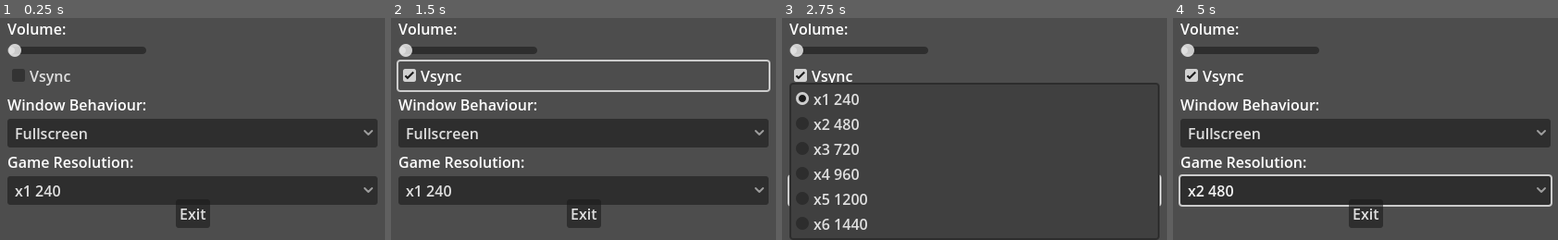
Above: before the commit, frames 1-4 (left to right).
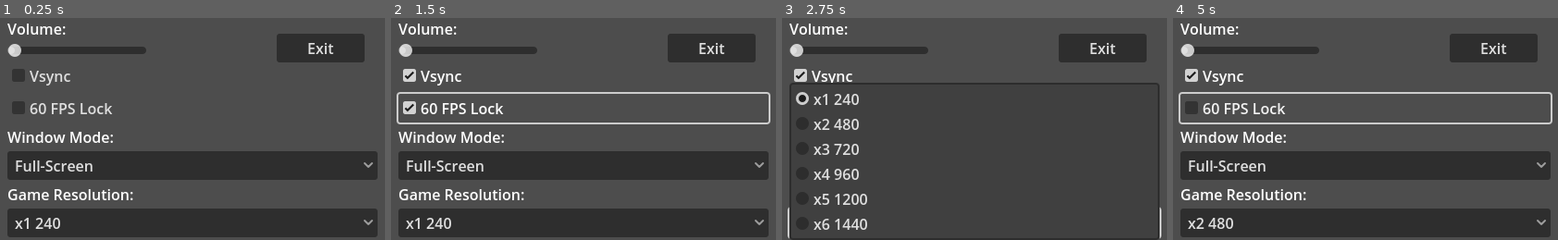
Above: after the commit, the same moments.

Repository: JUB-Yoush/scrimblo-games-vol1
Game: Godot game, scene res://menu/settings.tscn
Same seed, same stepped clock (60 frames per second), same inputs: the game is played once before the commit and once after it. This scene is started directly instead of the project's main scene.
Inputs (mouse positions are in pixels of both pictures, inside the frame that each line leads up to):
- Up to frame 1 (0.25 s): no input
- Up to frame 2 (1.5 s): click "Vsync" at 0.5 s; click (583, 109) at 1.25 s, where only the run after the commit has a clickable "60 FPS Lock"
- Up to frame 3 (2.75 s): click "x1 240" at 2 s
- Up to frame 4 (5 s): click "Fullscreen" (after the commit: "Full-Screen") at 2.75 s; click "x2 480" (after the commit: "x4 960") at 3.5 s; tap Enter (ui_accept) at 4.25, 4.52, 4.82 s; move the mouse to (1454, 117) at 4.27 s; hold Right (ui_right) from 4.28 s (still down); tap Space (draw) at 4.35 s; click (1454, 117) at 4.42 s

The runs differ from the first frame. In frame 1, 50% of the frame differs, in the area x 1-99%, y 7-99%; in frame 2, 52%; in frame 3, 3.2%; in frame 4, 51%.

Commit message:
settings work I think

Diff:
--- a/menu/settings.tscn
+++ b/menu/settings.tscn
@@ -35,13 +35,19 @@
 [node name="VolumeSlider" type="HSlider" parent="MarginContainer/VBoxContainer/MarginContainer"]
 layout_mode = 2
 
-[node name="CheckBox" type="CheckBox" parent="MarginContainer/VBoxContainer"]
+[node name="VsyncBox" type="CheckBox" parent="MarginContainer/VBoxContainer"]
+unique_name_in_owner = true
 layout_mode = 2
 text = "Vsync"
 
+[node name="FramerateBox" type="CheckBox" parent="MarginContainer/VBoxContainer"]
+unique_name_in_owner = true
+layout_mode = 2
+text = "60 FPS Lock"
+
 [node name="Label2" type="Label" parent="MarginContainer/VBoxContainer"]
 layout_mode = 2
-text = "Window Behaviour:"
+text = "Window Mode:"
 
 [node name="MarginContainer2" type="MarginContainer" parent="MarginContainer/VBoxContainer"]
 layout_mode = 2
@@ -68,10 +74,10 @@
 anchor_top = 1.0
 anchor_right = 0.5
 anchor_bottom = 1.0
-offset_left = -18.0
-offset_top = -44.0
-offset_right = 19.0
-offset_bottom = -13.0
+offset_left = 91.0
+offset_top = -223.0
+offset_right = 186.0
+offset_bottom = -192.0
 grow_horizontal = 2
 grow_vertical = 0
 text = "Exit"
--- a/menu/settingsmenu.gd
+++ b/menu/settingsmenu.gd
@@ -1,25 +1,64 @@
 extends Control
 
+#https://youtu.be/YsdkcPV0BAo?si=iHuca-ZZmBHAL_V1
+# Called when the node enters the scene tree for the first time.
 
-# Called when the node enters the scene tree for the first time.
-const WINDOW_MODE_ARRAY =[[432,240],[864,480]]
+#const WINDOW_MODE_ARRAY =[[432,240],[864,480]]
+const BASE_RESOLUTION = Vector2i(432,240)
+const WINDOW_MODE_ARRAY : Array[String] = [
+	"Full-Screen",
+	"Window Mode",
+	"Borderless Window",
+	"Borderless Full-Screen"
+]
+
+const RESOLUTIONS = {
+	"x1 240": BASE_RESOLUTION*1,
+	"x2 480": BASE_RESOLUTION*2,
+	"x3 720": BASE_RESOLUTION*3,
+	"x4 960": BASE_RESOLUTION*4,
+	"x5 1200": BASE_RESOLUTION*5,
+	"x6 1440": BASE_RESOLUTION*6,
+}
+
 func _ready() -> void:
+	%VsyncBox.toggled.connect(
+	func(state):
+		if state == true:
+			DisplayServer.window_set_vsync_mode(DisplayServer.VSYNC_ENABLED)
+		if state == false:
+			DisplayServer.window_set_vsync_mode(DisplayServer.VSYNC_DISABLED)
+		)
+	%FramerateBox.toggled.connect(
+	func(state):
+		if state == true:
+			Engine.max_fps = 60
+		if state == false:
+			Engine.max_fps = 0
+		)
 	%GameResToggle.item_selected.connect(resolution_toggled)
-	%GameResToggle.add_item("x1 240")
-	%GameResToggle.add_item("x2 480")
-	%GameResToggle.add_item("x3 720")
-	%GameResToggle.add_item("x4 960")
-	%GameResToggle.add_item("x5 1200")
-	%GameResToggle.add_item("x6 1440")
+	for resolution in RESOLUTIONS:
+		%GameResToggle.add_item(resolution)
 
-	%WindowStyleToggle.add_item("Fullscreen")
-	%WindowStyleToggle.add_item("Borderless")
-	%WindowStyleToggle.add_item("Window")
+	%WindowStyleToggle.item_selected.connect(on_window_mode_selected)
+	for mode in WINDOW_MODE_ARRAY:
+		%WindowStyleToggle.add_item(mode)
+
+func on_window_mode_selected(index: int):
+	match index:
+		0: #fullscreen
+			DisplayServer.window_set_mode(DisplayServer.WINDOW_MODE_FULLSCREEN)
+			DisplayServer.window_set_flag(DisplayServer.WINDOW_FLAG_BORDERLESS,false)
+		1:
+			DisplayServer.window_set_mode(DisplayServer.WINDOW_MODE_WINDOWED)
+			DisplayServer.window_set_flag(DisplayServer.WINDOW_FLAG_BORDERLESS,false)
+		2:
+			DisplayServer.window_set_mode(DisplayServer.WINDOW_MODE_WINDOWED)
+			DisplayServer.window_set_flag(DisplayServer.WINDOW_FLAG_BORDERLESS,true)
+		3:
+			DisplayServer.window_set_mode(DisplayServer.WINDOW_MODE_FULLSCREEN)
+			DisplayServer.window_set_flag(DisplayServer.WINDOW_FLAG_BORDERLESS,true)
 
 func resolution_toggled(index):
-	DisplayServer.window_set_size(Vector2i(WINDOW_MODE_ARRAY[index][0],WINDOW_MODE_ARRAY[index][1]))
+	DisplayServer.window_set_size(RESOLUTIONS.values()[index])
 	pass
-
-# Called every frame. 'delta' is the elapsed time since the previous frame.
-func _process(delta: float) -> void:
-	pass
